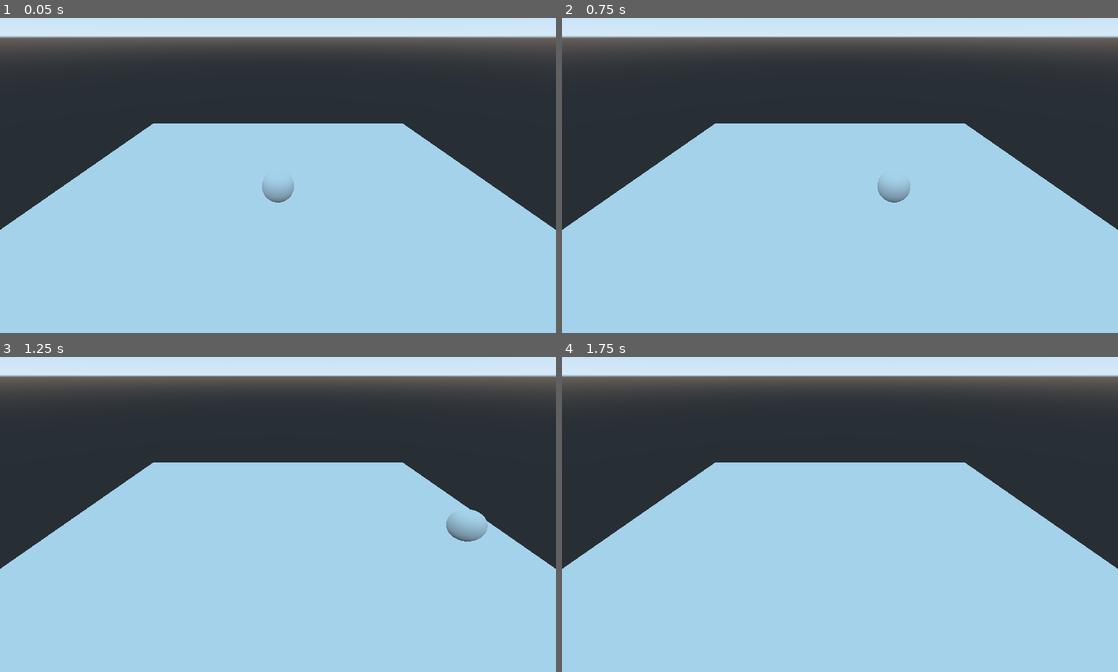
Above: before the commit, frames 1-4 (two rows, left to right).
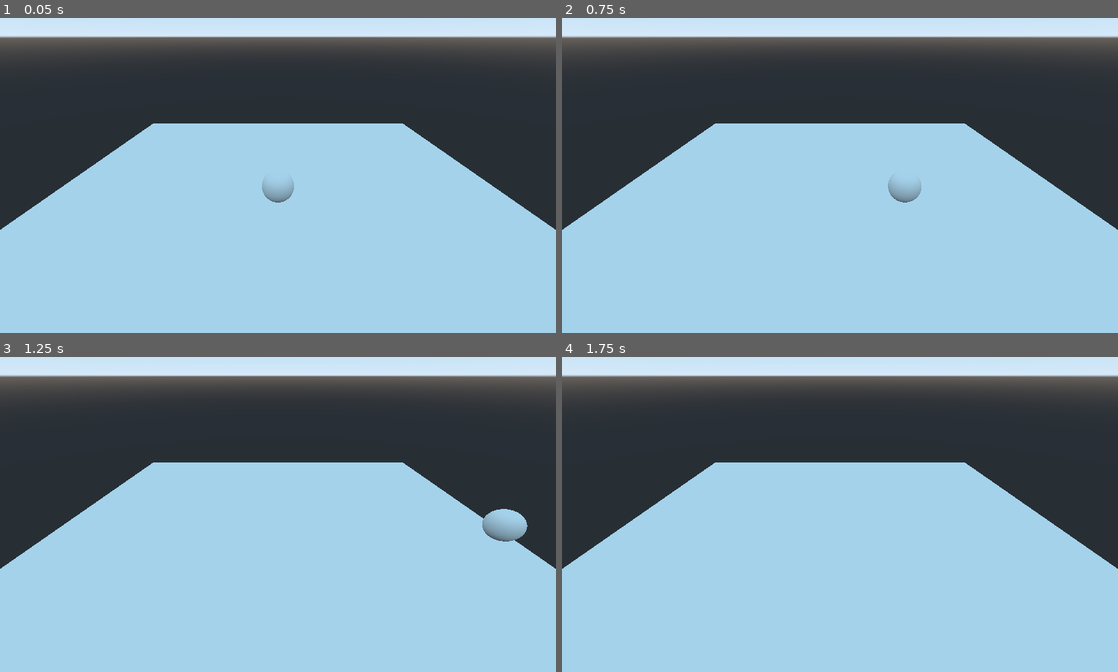
Above: after the commit, the same moments.

Repository: gmastergreatee/MyGodotGames
Game: Godot game, scene res://levels/Level_1.tscn
Same seed, same stepped clock (60 frames per second), same inputs: the game is played once before the commit and once after it. The project has no main scene, so this scene is started directly.
Inputs:
- Up to frame 1 (0.05 s): no input
- Up to frame 2 (0.75 s): tap Enter at 0.5 s; hold Right (ui_right) from 0.53 s (still down)
- Up to frame 3 (1.25 s): keep holding Right (ui_right)
- Up to frame 4 (1.75 s): release Right (ui_right) at 1.28 s; hold Down (ui_down) from 1.28 s (still down)

Frame 1 is identical in both runs. In frame 2, 0.2% of the frame differs, in the area x 56-65%, y 50-59%; in frame 3, 1.0%, in the area x 80-95%, y 48-59%; in frame 4, nothing differs.

Commit message:
[Basic Move and Dodge Game] Modified controls for player and created OutOfBounds object

Diff:
--- a/Basic Move and Dodge Game/assets/Sphere.tscn
+++ b/Basic Move and Dodge Game/assets/Sphere.tscn
@@ -1,13 +1,13 @@
 [gd_scene load_steps=3 format=2]
 
-[sub_resource type="BoxShape" id=1]
+[sub_resource type="SphereShape" id=3]
 
 [sub_resource type="SphereMesh" id=2]
 
 [node name="Ball" type="KinematicBody"]
 
 [node name="CollisionShape" type="CollisionShape" parent="."]
-shape = SubResource( 1 )
+shape = SubResource( 3 )
 
 [node name="MeshInstance" type="MeshInstance" parent="."]
 mesh = SubResource( 2 )
--- a/Basic Move and Dodge Game/levels/Level_1.tscn
+++ b/Basic Move and Dodge Game/levels/Level_1.tscn
@@ -1,7 +1,9 @@
-[gd_scene load_steps=5 format=2]
+[gd_scene load_steps=6 format=2]
 
 [ext_resource path="res://assets/Sphere.tscn" type="PackedScene" id=1]
 [ext_resource path="res://scripts/Player.gd" type="Script" id=2]
+
+[sub_resource type="BoxShape" id=5]
 
 [sub_resource type="BoxShape" id=3]
 extents = Vector3( 15, 1, 15 )
@@ -10,6 +12,13 @@
 size = Vector3( 30, 2, 30 )
 
 [node name="Level" type="Spatial"]
+
+[node name="OutOfBounds" type="RigidBody" parent="."]
+transform = Transform( 1, 0, 0, 0, 1, 0, 0, 0, 1, 0, 1, 0 )
+
+[node name="CollisionShape" type="CollisionShape" parent="OutOfBounds"]
+transform = Transform( 100, 0, 0, 0, 1, 0, 0, 0, 100, 0, -20, 0 )
+shape = SubResource( 5 )
 
 [node name="Camera" type="Camera" parent="."]
 transform = Transform( 1, 0, 0, 0, 0.866025, 0.5, 0, -0.5, 0.866025, 0, 9, 12 )
@@ -30,4 +39,5 @@
 [node name="Player" parent="." instance=ExtResource( 1 )]
 transform = Transform( 1, 0, 0, 0, 1, 0, 0, 0, 1, 0, 1, 0 )
 script = ExtResource( 2 )
-Speed = 1000
+Speed = 20
+Damp = 0.17
--- a/Basic Move and Dodge Game/scripts/Player.gd
+++ b/Basic Move and Dodge Game/scripts/Player.gd
@@ -2,30 +2,36 @@
 
 var velocity = Vector3(0,0,0)
 export var Speed = 5;
+export(float, 0, 1) var Damp = 0.1
 
 func _ready() -> void:
 
 	pass
 
 func _physics_process(delta: float) -> void:
+
+#	process inputs
 	if Input.is_action_pressed("ui_left") and Input.is_action_pressed("ui_right"):
 		velocity.x = 0
 	elif Input.is_action_pressed("ui_left"):
-		velocity.x = -Speed * delta
+		velocity.x = -Speed
 	elif Input.is_action_pressed("ui_right"):
-		velocity.x = Speed * delta
+		velocity.x = Speed
 	else:
-		velocity.x = lerp(velocity.x, 0, 0.1)
+		velocity.x = lerp(velocity.x, 0, Damp)
 
 	if Input.is_action_pressed("ui_up") and Input.is_action_pressed("ui_down"):
 		velocity.z = 0
 	elif Input.is_action_pressed("ui_up"):
-		velocity.z = -Speed * delta
+		velocity.z = -Speed
 	elif Input.is_action_pressed("ui_down"):
-		velocity.z = Speed * delta
+		velocity.z = Speed
 	else:
-		velocity.z = lerp(velocity.z, 0, 0.1)
+		velocity.z = lerp(velocity.z, 0, Damp)
 
+#	move the player
+	move_and_slide(velocity)
+
+#	fall down if goes outside
 	if not is_on_floor():
-		velocity.y = -Speed * delta
-	move_and_slide(velocity)
+		move_and_slide(Vector3(0, lerp(0, -Speed, 0.1), 0))
